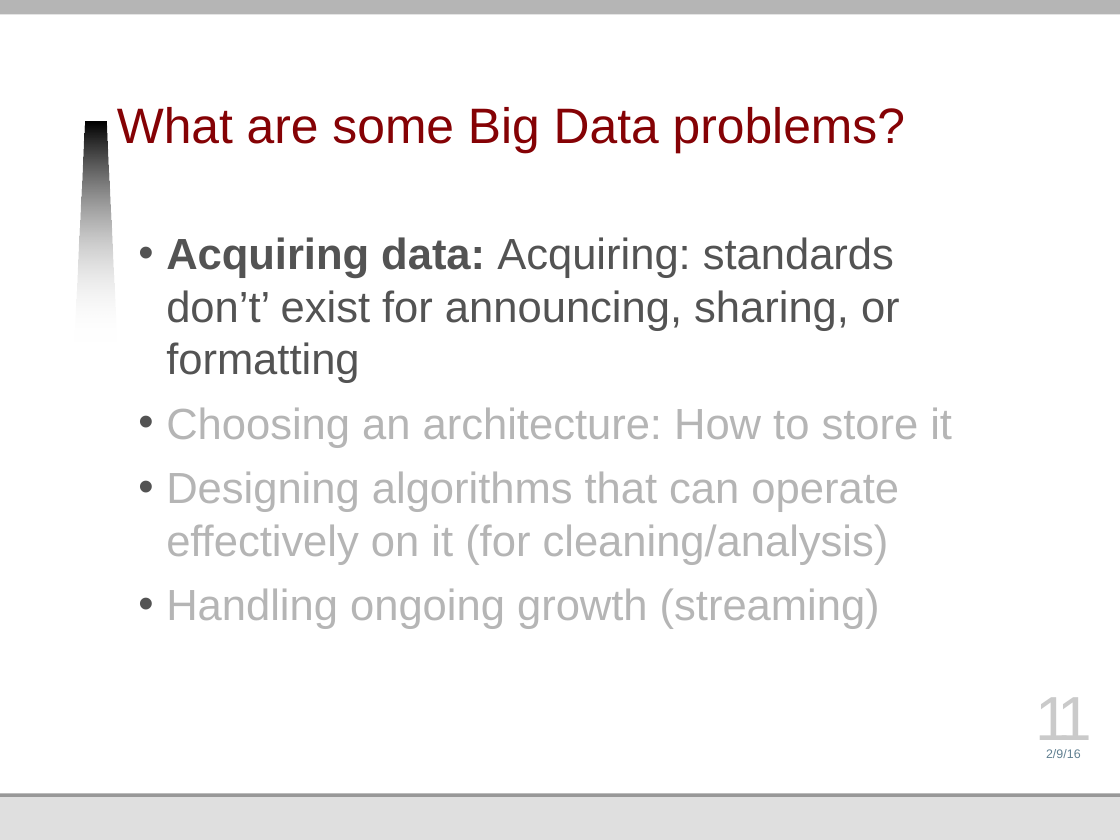
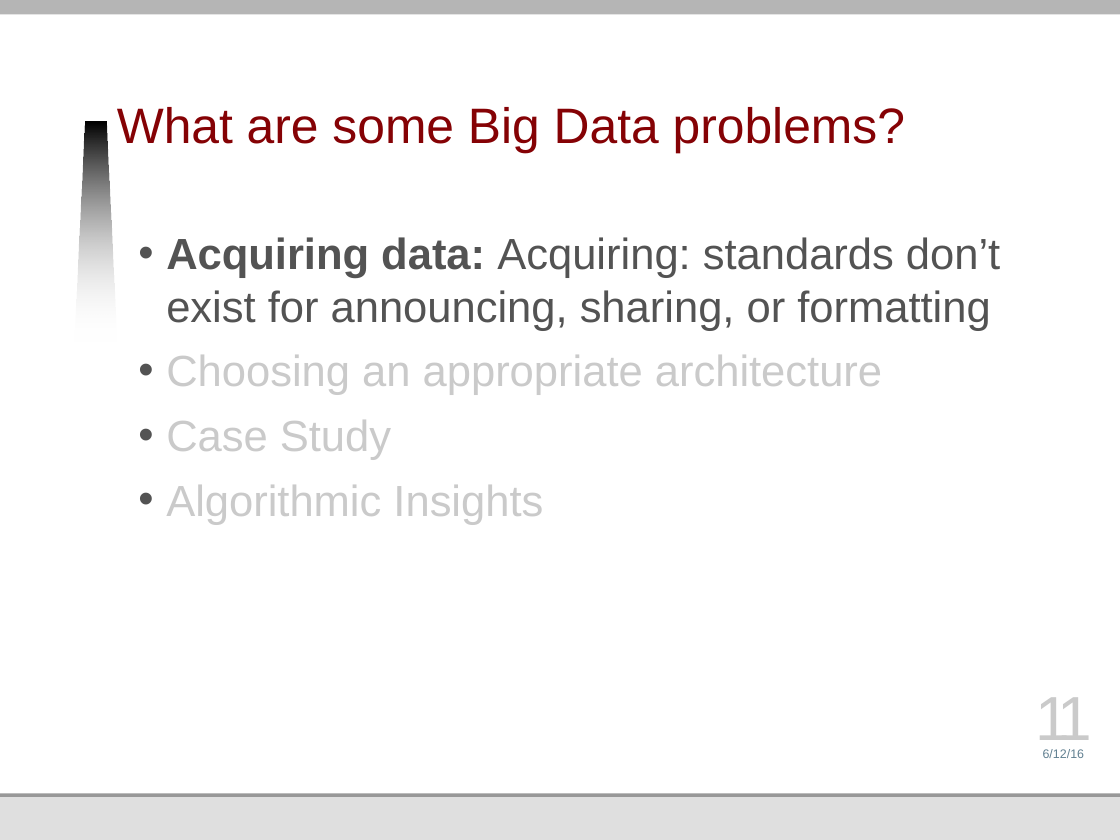
Before and after one commit to jmankoff/data, a slide deck: slide 11 of Lectures/9 Big Data Human.pptx. Drawn at 1120x840 pixels with LibreOffice and Linux fonts; fonts in the diff are those of the drawing; background and template pictures are left out. Boxes give left, top, right and bottom in pixels: in the first picture for what was removed or moved away, otherwise in the second. Text is boxed around its words. In the diff, an @@ line names an element or a change of style, - is before the commit and + after.

Commit message:
updated lectures and added todos
Updates based on thinking over what went well and what needs revision
in 2016. Left open todos for 2017.

```diff
--- a/Lectures/9 Big Data Human.pptx
+++ b/Lectures/9 Big Data Human.pptx
@@ text at bbox=[166, 237, 1000, 525]: text changed; text colour #B5B5B5 to #535353 @@
-• Acquiring data: Acquiring: standards don’t’ exist for announcing, sharing, or formatting
-• Choosing an architecture: How to store it
-• Designing algorithms that can operate effectively on it (for cleaning/analysis)
-• Handling ongoing growth (streaming)
+• Acquiring data: Acquiring: standards don’t exist for announcing, sharing, or formatting
+• Choosing an appropriate architecture
+• Case Study
+• Algorithmic Insights
@@ text at bbox=[1043, 749, 1085, 758]: text changed @@
-2/9/16
+6/12/16
```
Also in this commit, not shown: 58 other slides changed, 8 other files.
